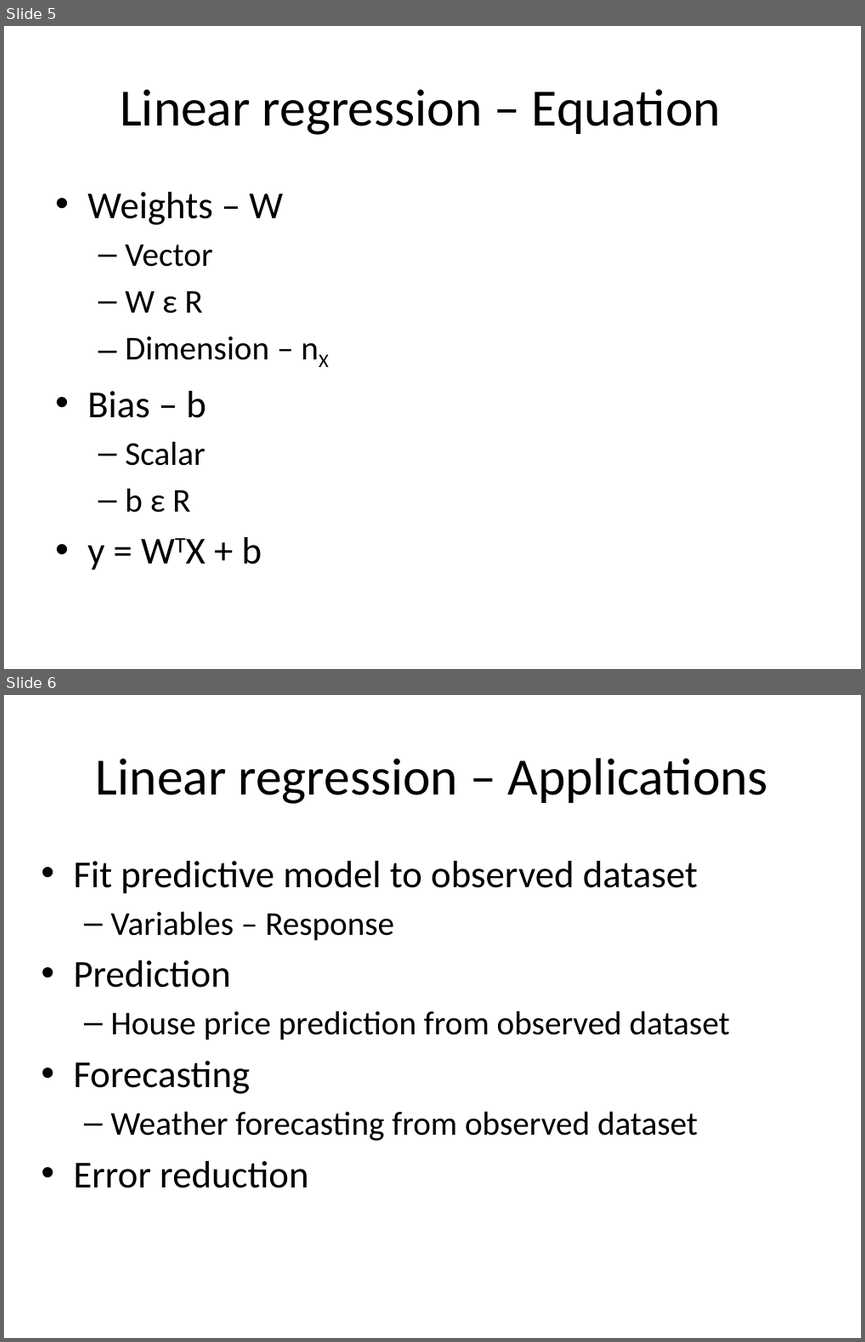
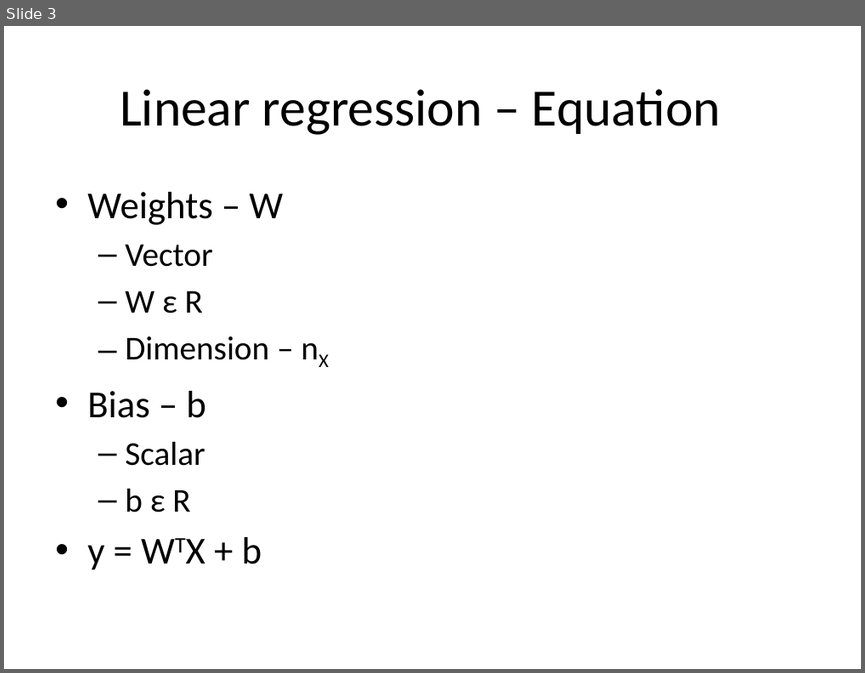
Before and after one commit to look4pritam/ArtificialIntelligence, a slide deck: ArtificialNeuralNetwork/ArtificialNeuralNetwork.pptx. Shown one above the other, each under a label of ours: slides 5 and 6 before the commit, slide 3 after it. The pictures are 865x1342 and 865x673 pixels, drawn with LibreOffice and Linux fonts; fonts in the diff are those of the drawing. Boxes give left, top, right and bottom in pixels: in the first picture for what was removed or moved away, otherwise in the second. Text is boxed around its words. In the diff, an @@ line names an element or a change of style, - is before the commit and + after.

```diff
--- a/ArtificialNeuralNetwork/ArtificialNeuralNetwork.pptx
+++ b/ArtificialNeuralNetwork/ArtificialNeuralNetwork.pptx
@@ slide 6 removed at [4, 695, 861, 1338], background #FFFFFF @@
@@ title removed at [96, 758, 768, 804] @@
-Linear regression – Applications
@@ text removed at [74, 861, 730, 1188] @@
-• Fit predictive model to observed dataset
-  – Variables – Response
-• Prediction
-  – House price prediction from observed dataset
-• Forecasting
-  – Weather forecasting from observed dataset
-• Error reduction
@@ what was slide 5 is now slide 3 @@
```
Also in this commit, not shown: 2 other slides removed.
